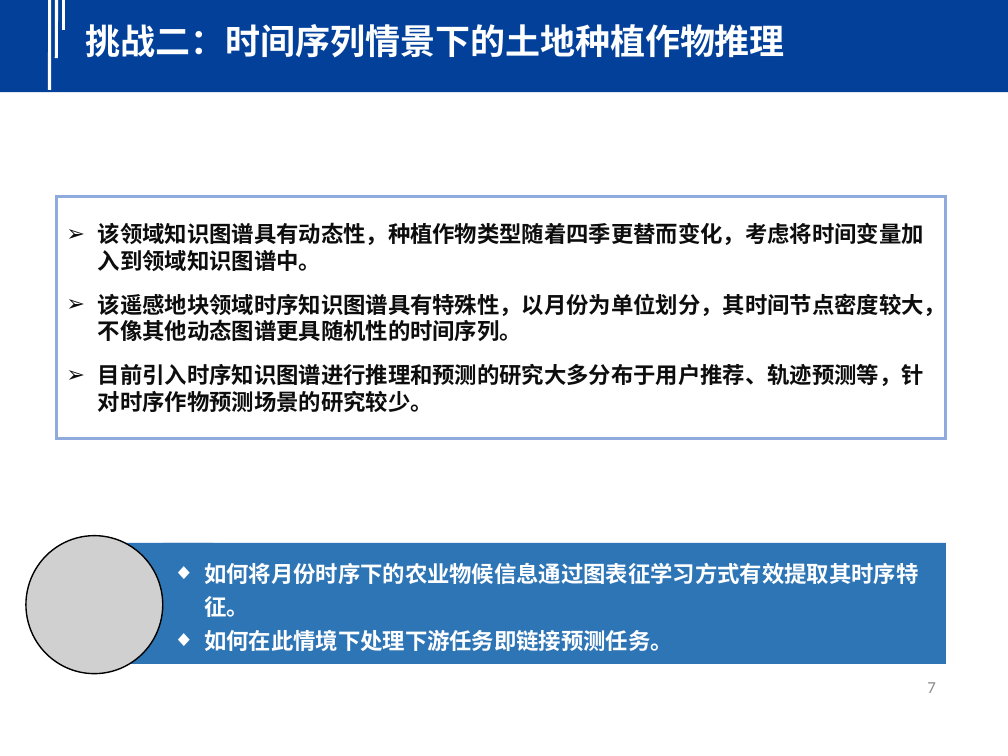
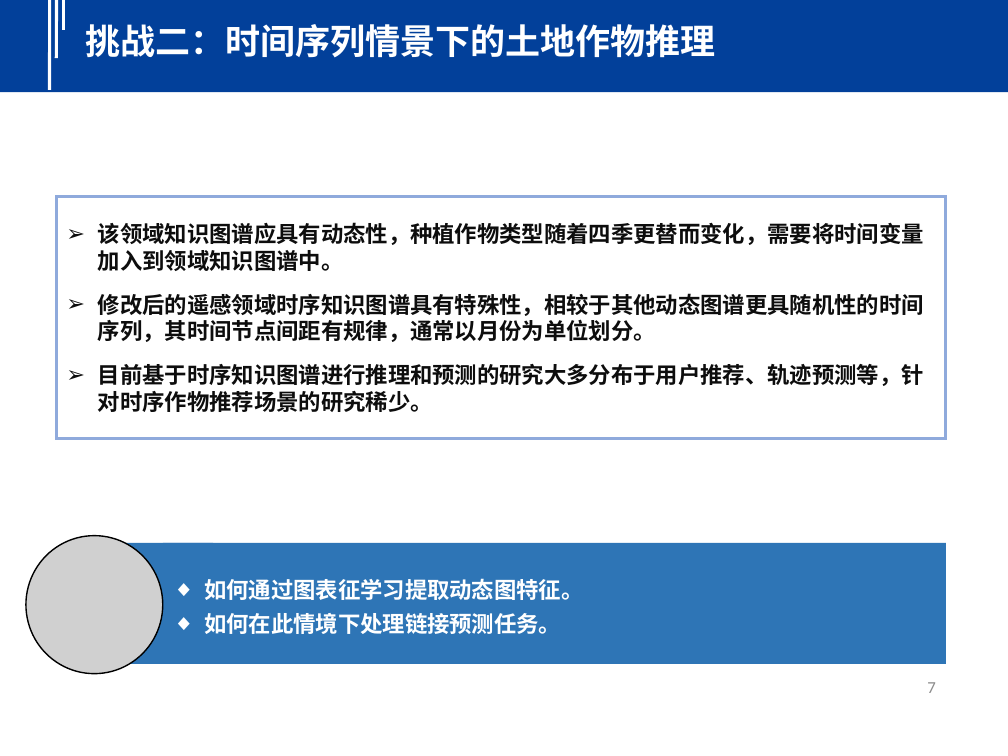
Before and after one commit to seu-cloud/seu-cloud-study, a slide deck: slide 7 of PPT/2023/20230602-巩傲凡-面向作物种类预测的知识推理技术研究.pptx. Drawn at 1008x756 pixels with LibreOffice and Linux fonts; fonts in the diff are those of the drawing; grey boxes stand for pictures. Boxes give left, top, right and bottom in pixels: in the first picture for what was removed or moved away, otherwise in the second. Text is boxed around its words. In the diff, an @@ line names an element or a change of style, - is before the commit and + after.

```diff
--- a/PPT/2023/20230602-巩傲凡-面向作物种类预测的知识推理技术研究.pptx
+++ b/PPT/2023/20230602-巩傲凡-面向作物种类预测的知识推理技术研究.pptx
@@ text at box(86, 24, 715, 58): text changed @@
-挑战二：时间序列情景下的土地种植作物推理
+挑战二：时间序列情景下的土地作物推理
@@ text in rectangle at box(98, 222, 924, 412): text changed @@
-➢ 该领域知识图谱具有动态性，种植作物类型随着四季更替而变化，考虑将时间变量加入到领域知识图谱中。
-➢ 该遥感地块领域时序知识图谱具有特殊性，以月份为单位划分，其时间节点密度较大，不像其他动态图谱更具随机性的时间序列。
-➢ 目前引入时序知识图谱进行推理和预测的研究大多分布于用户推荐、轨迹预测等，针对时序作物预测场景的研究较少。
+➢ 该领域知识图谱应具有动态性，种植作物类型随着四季更替而变化，需要将时间变量加入到领域知识图谱中。
+➢ 修改后的遥感领域时序知识图谱具有特殊性，相较于其他动态图谱更具随机性的时间序列，其时间节点间距有规律，通常以月份为单位划分。
+➢ 目前基于时序知识图谱进行推理和预测的研究大多分布于用户推荐、轨迹预测等，针对时序作物推荐场景的研究稀少。
@@ text in rectangle at box(204, 578, 583, 634): text changed @@
-◆ 如何将月份时序下的农业物候信息通过图表征学习方式有效提取其时序特征。
-◆ 如何在此情境下处理下游任务即链接预测任务。
+◆ 如何通过图表征学习提取动态图特征。
+◆ 如何在此情境下处理链接预测任务。
```
Also in this commit, not shown: 17 other slides changed, 1 slide added, 1 slide removed.
